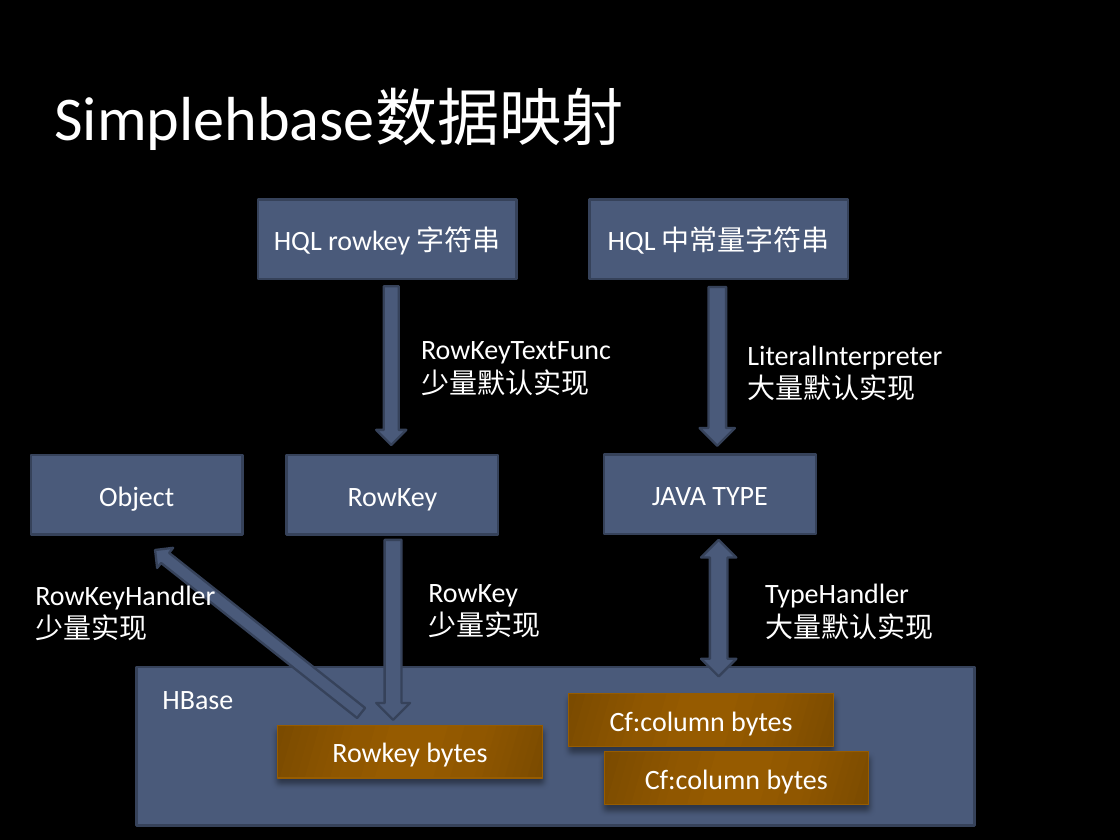
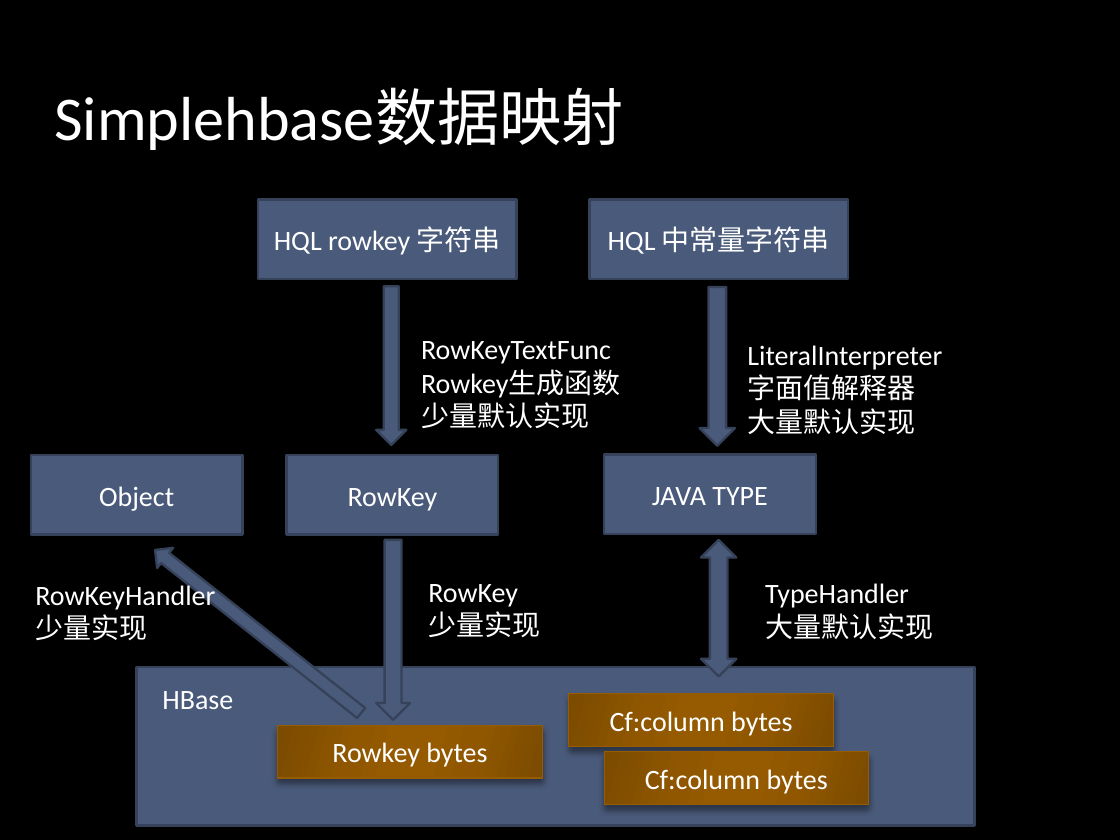
Before and after one commit to alibaba/simplehbase, a slide deck: slide 53 of doc/hbase ORM framework - Simplehbase0.5 Introduction.pptx. Drawn at 1120x840 pixels with LibreOffice and Linux fonts; fonts in the diff are those of the drawing; background and template pictures are left out. Boxes give left, top, right and bottom in pixels: in the first picture for what was removed or moved away, otherwise in the second. Text is boxed around its words. In the diff, an @@ line names an element or a change of style, - is before the commit and + after.

```diff
--- a/doc/hbase ORM framework - Simplehbase0.5 Introduction.pptx
+++ b/doc/hbase ORM framework - Simplehbase0.5 Introduction.pptx
@@ text at bbox=[421, 370, 621, 398]: paragraph added @@
+Rowkey生成函数
@@ text at bbox=[747, 374, 915, 401]: paragraph added @@
+字面值解释器
```
Also in this commit, not shown: 1 other file.
